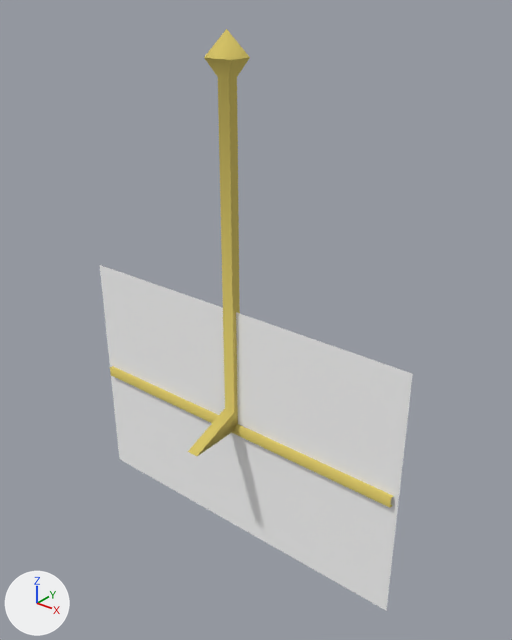
One commit to the glTF model public/3d/item/model__item__room.ofs_4452_0/4452wall_r.gltf: the scene before it, then after it.
Both versions are drawn from a 50 mm lens placed at (1.92, -2.22, 2.01), pointed at (0.09, 0.07, 0.59). The lights are fixed; the arrows at lower left show +X, +Y and +Z. The first picture is the older version.

The first picture shows '4452wall_r'.
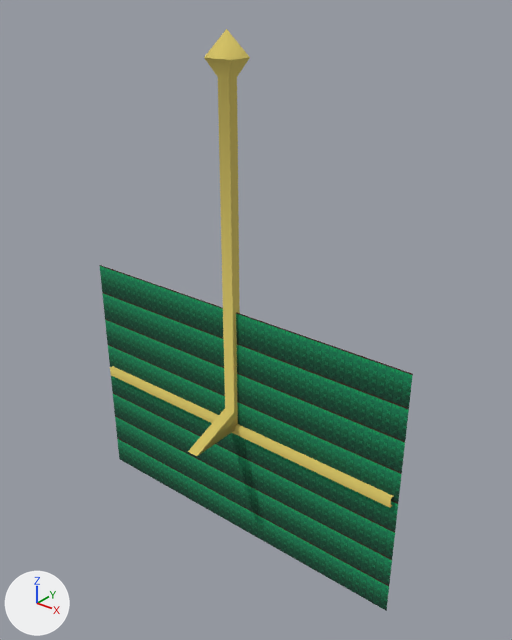
Changed parts and their boxes (x1, y1, x2, y2) in the pictures (512 x 640 px):
'4452wall_r', surface changed (white to green)
    both: (99, 265, 413, 611)

What changed in the scene script:
```text
Add img_r_wall00_c:
    img_r_wall00_c = load_image('r_wall00_c', '_unpacked/r_wall00_c', 64, 64, 'sRGB')
Change mat_home_01wa:
    remove mat_home_01wa.base_color = (1.0, 1.0, 1.0)  # white #ffffff
    add mat_home_01wa.texture = img_r_wall00_c
```
